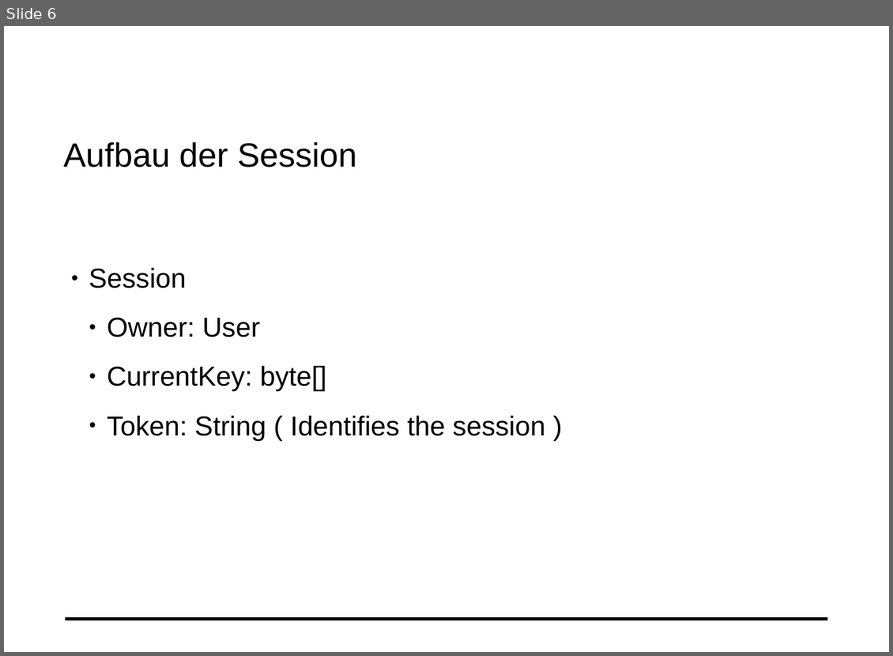
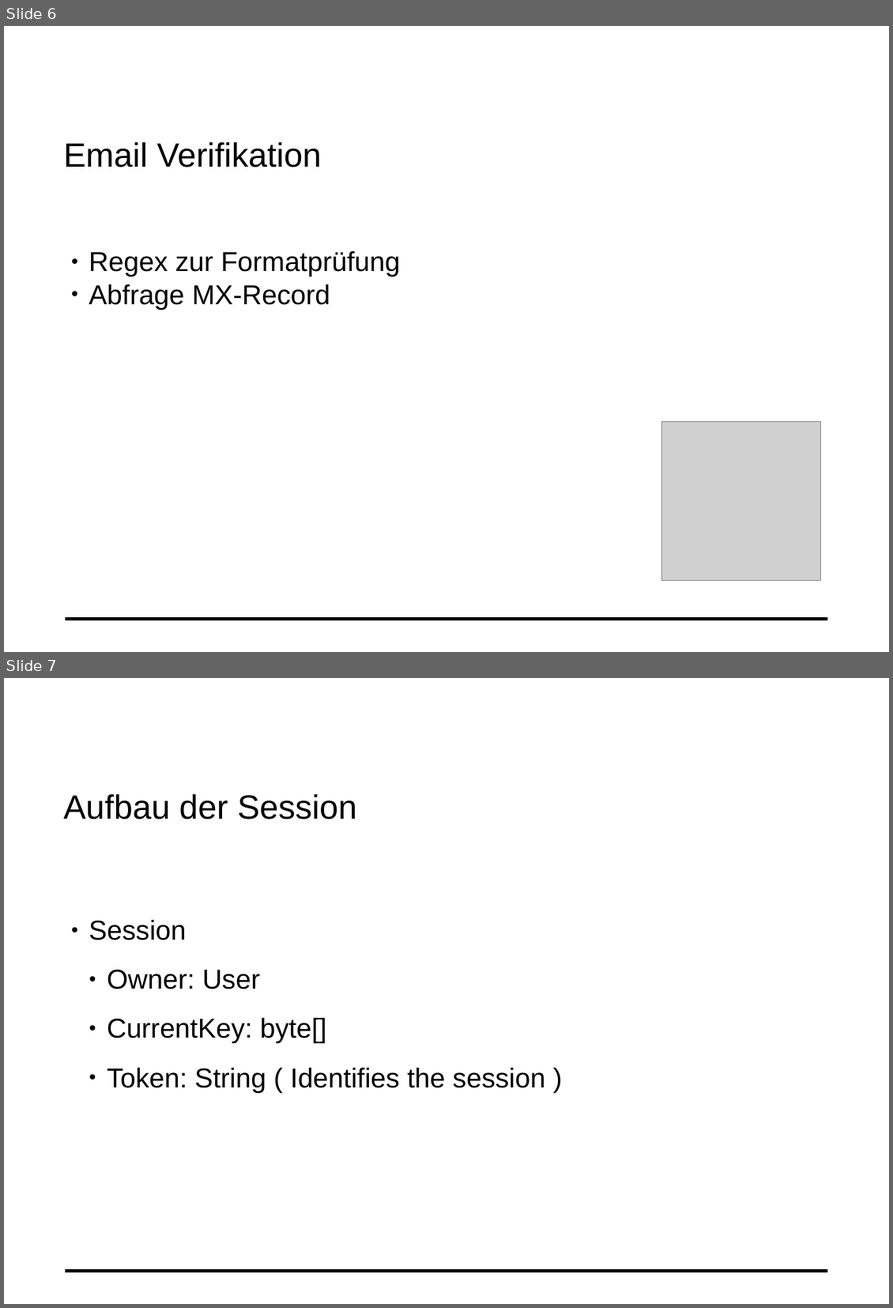
Before and after one commit to mat1/apsicookie, a slide deck: documentation/Cookie.odp. Shown one above the other, each under a label of ours: slide 6 before the commit, slides 6 and 7 after it. The pictures are 893x656 and 893x1308 pixels, drawn with LibreOffice and Linux fonts; fonts in the diff are those of the drawing; grey boxes stand for pictures; background and template pictures are left out. Boxes give left, top, right and bottom in pixels: in the first picture for what was removed or moved away, otherwise in the second. Text is boxed around its words. In the diff, an @@ line names an element or a change of style, - is before the commit and + after.

Commit message:
Presentation

```diff
--- a/documentation/Cookie.odp
+++ b/documentation/Cookie.odp
@@ slide 6 added at (x1=4, y1=26, x2=889, y2=652), background #FFFFFF; not listed: 1 template element that a slide beside it also shows @@
@@ text added at (x1=63, y1=142, x2=322, y2=167), 32 pt, text #000000 @@
+Email Verifikation
@@ text added at (x1=89, y1=251, x2=401, y2=310), 26 pt, text #000000 @@
+● Regex zur Formatprüfung
+● Abfrage MX-Record
@@ picture added at (x1=662, y1=421, x2=821, y2=580) @@
@@ what was slide 6 is now slide 7 @@
```
Also in this commit, not shown: 1 other file.
